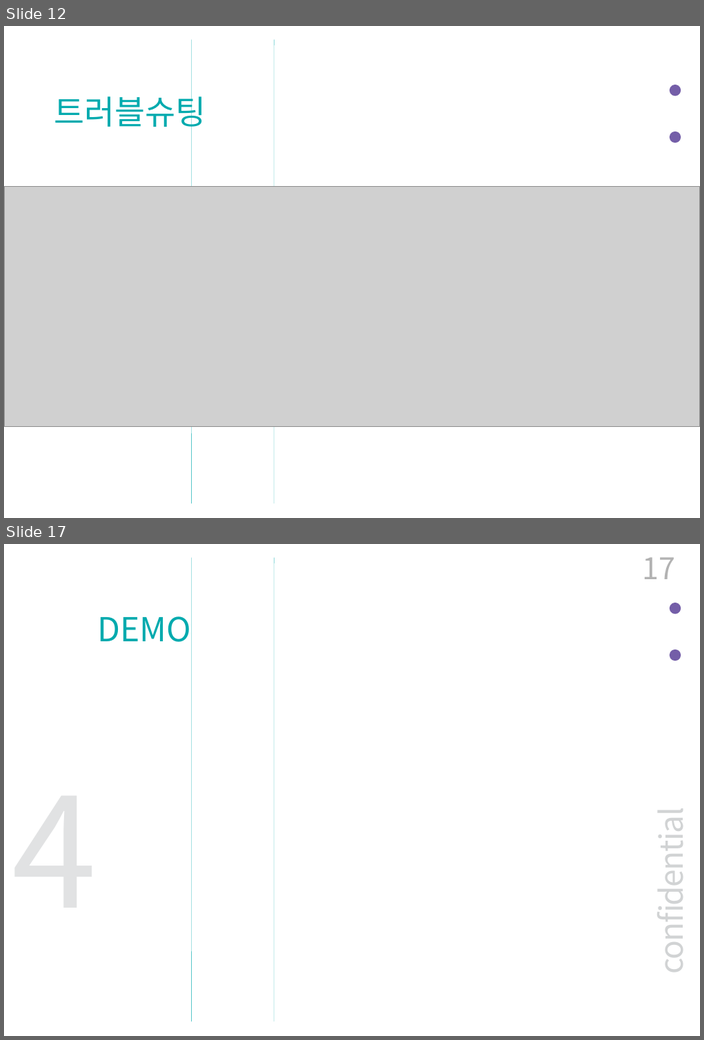
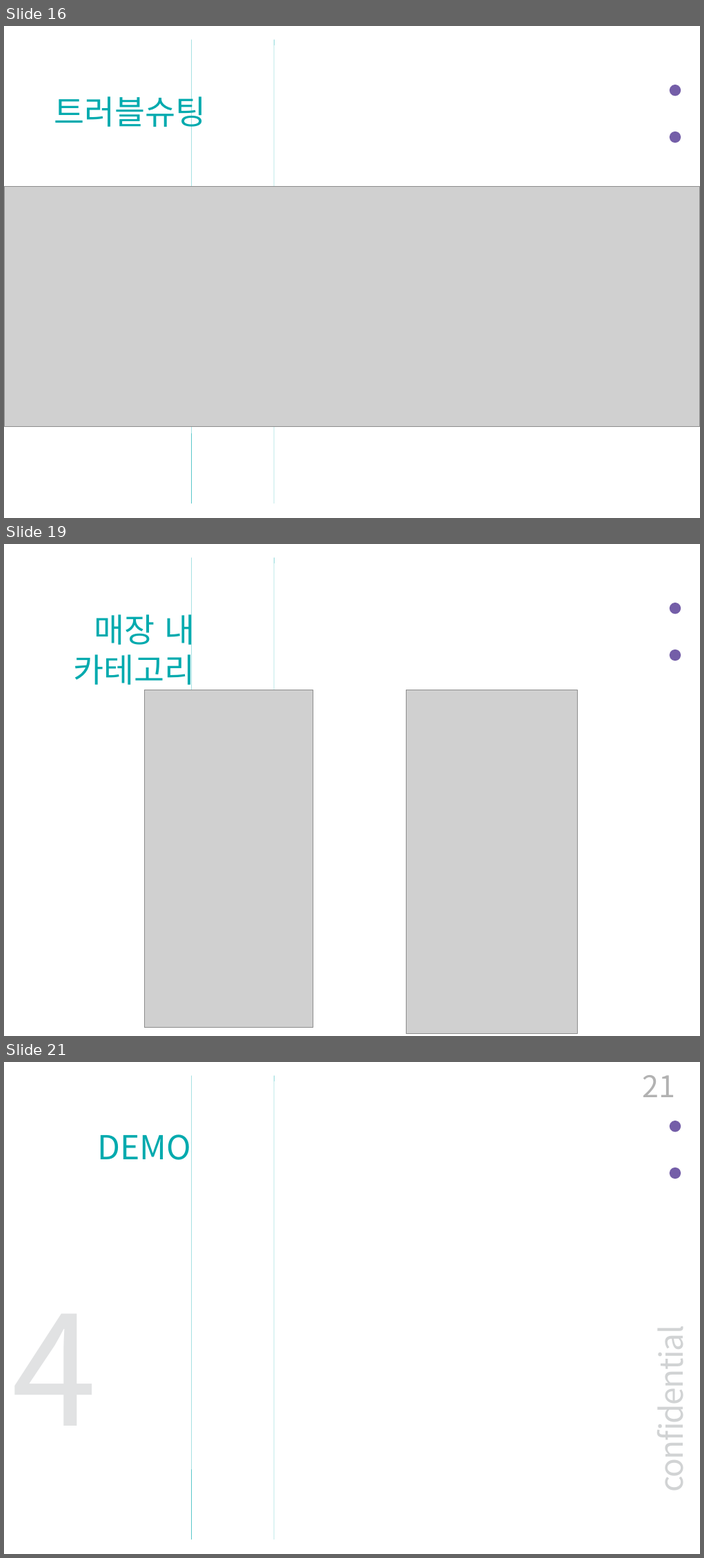
Before and after one commit to BerryWell/CapstoneDesign-2019-02, a slide deck: 제출자료/발표자료/중간_발표_자료_12조.pptx. Shown one above the other, each under a label of ours: slides 12 and 17 before the commit, slides 16, 19 and 21 after it; the slides between them are not shown. The pictures are 704x1040 and 704x1558 pixels, drawn with LibreOffice and Linux fonts; fonts in the diff are those of the drawing; grey boxes stand for pictures. Boxes give left, top, right and bottom in pixels: in the first picture for what was removed or moved away, otherwise in the second. Text is boxed around its words. In the diff, an @@ line names an element or a change of style, - is before the commit and + after.

```diff
--- a/제출자료/발표자료/중간_발표_자료_12조.pptx
+++ b/제출자료/발표자료/중간_발표_자료_12조.pptx
@@ slide 19 added at [4, 544, 700, 1036], background #FFFFFF; not listed: 5 template elements that a slide beside it also shows @@
@@ text added at [73, 608, 194, 690], 40 pt, text #00AAAE @@
+매장 내
+카테고리
@@ picture added at [144, 690, 313, 1027] @@
@@ picture added at [406, 690, 577, 1033] @@
@@ what was slide 12 is now slide 16 @@
@@ what was slide 17 is now slide 21 @@
@@ page number at [642, 1075, 675, 1097]: text changed @@
-17
+21
```
Also in this commit, not shown: 2 slides changed, 3 other slides added, 2 slides removed.
